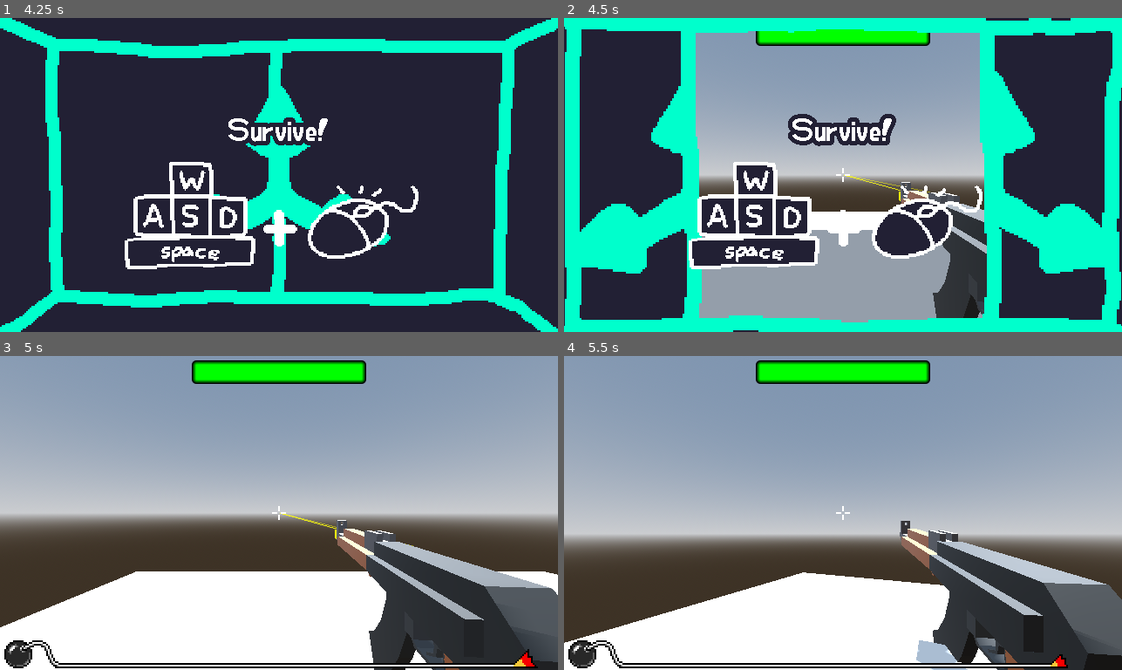
Above: before the commit, frames 1-4 (two rows, left to right).
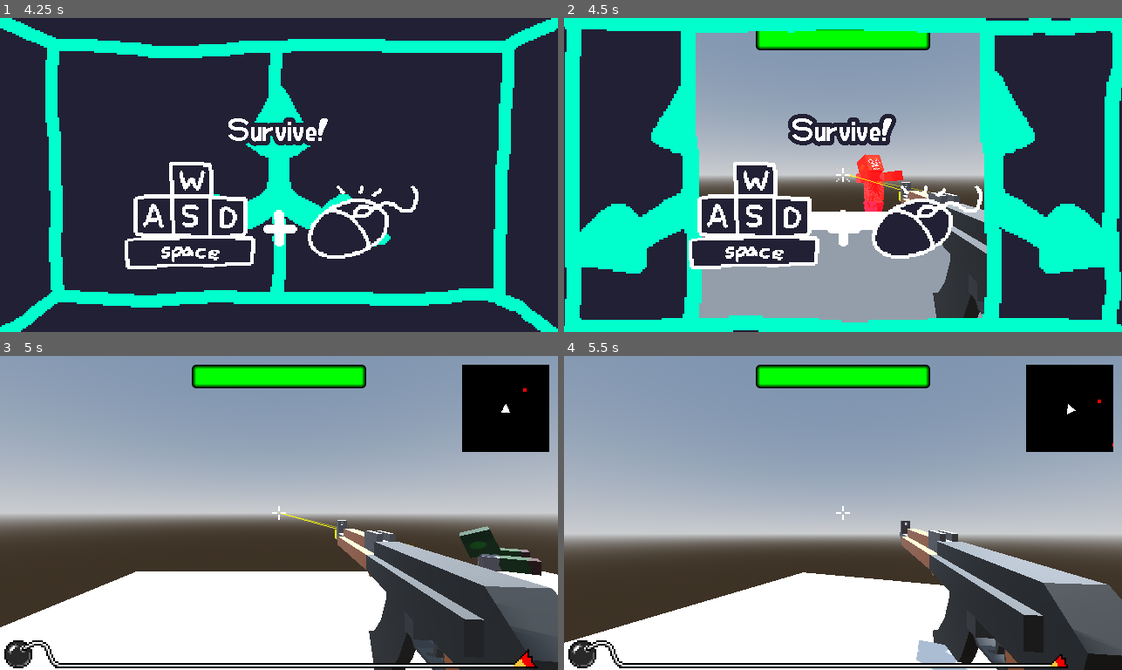
Above: after the commit, the same moments.

Repository: AHeathfield/macgdc-microgame-jam-2025
Game: Godot game, scene res://scenes/main/main.tscn
The game is run twice, just before and just after one commit, with the same random seed, the same clock (stepped at 60 frames per second) and the same inputs. Sound files missing from this copy of the repository are replaced by a short silence.
Inputs (mouse positions are in pixels of both pictures, inside the frame that each line leads up to):
- Up to frame 1 (4.25 s): click "Start" at 0.5 s; tap Enter (ui_accept) at 1.25, 1.52, 2.27, 3.77 s; move the mouse to (401, 159) at 1.27 s; press the mouse at (401, 159) at 1.28 s; hold D (keyboard_right) 1.28-2.03 s; move the mouse to (167, 190) at 2.02 s; release the mouse at (167, 190) at 2.03 s; hold S (keyboard_down) 2.03-2.78 s; click (167, 190) at 2.1 s; move the mouse to (334, 105) at 2.77 s; press the mouse at (334, 105) at 2.78 s; hold D (keyboard_right) 2.78-3.53 s; move the mouse to (251, 237) at 3.52 s; release the mouse at (251, 237) at 3.53 s; hold W (keyboard_up) from 3.53 s (still down); click (251, 237) at 3.6 s
- Up to frame 2 (4.5 s): move the mouse to (1010, 222) at 4.27 s; release W (keyboard_up) at 4.28 s; press the mouse at (1010, 222) at 4.28 s; hold A (keyboard_left) from 4.28 s (still down)
- Up to frame 3 (5 s): keep holding A (keyboard_left); tap Enter (ui_accept) at 4.52 s
- Up to frame 4 (5.5 s): move the mouse to (798, 509) at 5.02 s; release A (keyboard_left) at 5.03 s; release the mouse at (798, 509) at 5.03 s; hold W (keyboard_up) from 5.03 s (still down); click (798, 509) at 5.1 s; tap Enter (ui_accept) at 5.27 s

Frame 1 is identical in both runs. In frame 2, 1.8% of the frame differs, in the area x 34-66%, y 3-62%; in frame 3, 7.2%, in the area x 34-99%, y 1-70%; in frame 4, 6.1%.

Commit message:
Added a basic radar indicating where enemies are in relation to the player

Diff:
--- /dev/null
+++ b/microgames/ZombieShooter/Scenes/radar_enemy.tscn
@@ -0,0 +1,8 @@
+[gd_scene load_steps=3 format=3 uid="uid://bmmh1xkdgohsm"]
+
+[ext_resource type="Texture2D" uid="uid://c54ammikef7kn" path="res://microgames/ZombieShooter/Assets/radar_enemy.png" id="1_xxc1m"]
+[ext_resource type="Script" uid="uid://b633si3a3am1q" path="res://microgames/ZombieShooter/Scripts/radar_enemy.gd" id="2_73i2r"]
+
+[node name="RadarEnemy" type="Sprite2D"]
+texture = ExtResource("1_xxc1m")
+script = ExtResource("2_73i2r")
--- /dev/null
+++ b/microgames/ZombieShooter/Scripts/radar.gd
@@ -0,0 +1,18 @@
+extends SubViewport
+
+@export var player : CharacterBody3D
+
+@onready var mini_player = $Entities/Player
+@onready var background = $Background
+
+# For 3D -> 2D, +x -> +x, +z -> +y,
+func _process(_delta):
+	# For player icon
+	mini_player.global_position.x = player.global_position.x
+	mini_player.global_position.y = player.global_position.z
+	mini_player.rotation = -player.rotation.y
+
+	# Moving background so they will never see the default godot grey bg
+	background.global_position = mini_player.global_position
+	background.global_position.x -= background.size.x / 2
+	background.global_position.y -= background.size.y / 2
--- /dev/null
+++ b/microgames/ZombieShooter/Scripts/radar_enemy.gd
@@ -0,0 +1,10 @@
+extends Sprite2D
+
+var enemy3d : CharacterBody3D
+
+func _process(_delta) -> void:
+	if enemy3d == null:
+		queue_free()
+	else:
+		global_position.x = enemy3d.global_position.x
+		global_position.y = enemy3d.global_position.z
--- a/microgames/ZombieShooter/Scripts/zombie.gd
+++ b/microgames/ZombieShooter/Scripts/zombie.gd
@@ -46,8 +46,8 @@
 	move_and_slide()
 
 
-func take_damage(damage : int) -> void:
-	health -= damage
+func take_damage(damage_taken : int) -> void:
+	health -= damage_taken
 	var texture = $zombie/Skeleton3D/Head.get_active_material(0)
 	texture.emission = Color(255, 0, 0)
 	if health <= 0:
--- a/microgames/ZombieShooter/zombie_shooter.gd
+++ b/microgames/ZombieShooter/zombie_shooter.gd
@@ -8,6 +8,7 @@
 @onready var crosshair_animations = $SubViewport/GUI/crosshair/CrosshairAnimations
 @onready var hit_overlay = $SubViewport/GUI/HitOverlay
 @onready var healthbar = $SubViewport/GUI/Healthbar
+@onready var radar_entities = $SubViewport/GUI/Radar/RadarViewPort/Entities
 
 # World
 @onready var player: CharacterBody3D = $SubViewport/World/player
@@ -15,7 +16,8 @@
 @onready var spawners = $SubViewport/World/spawners
 
 var zombie = load("res://microgames/ZombieShooter/Scenes/zombie.tscn")
-var zombie_inst
+var radar_enemy = load("res://microgames/ZombieShooter/Scenes/radar_enemy.tscn")
+
 
 func _ready() -> void:
 	super()
@@ -24,6 +26,8 @@
 	# Position crosshair in center
 	crosshair.position.x = sub_viewport.size.x / 2 - (32 * crosshair.scale.x)
 	crosshair.position.y = sub_viewport.size.y / 2 - (32 * crosshair.scale.y)
+	# Creating starting radar enemies
+	_create_radar_enemy($SubViewport/World/Zombie)
 
 
 # Because of the subview port, input events like this need to be handled here
@@ -42,6 +46,10 @@
 	var random_id = randi() % parent_node.get_child_count()
 	return parent_node.get_child(random_id)
 
+func _create_radar_enemy(enemy : CharacterBody3D) -> void:
+	var radar_enemy_inst = radar_enemy.instantiate()
+	radar_enemy_inst.enemy3d = enemy
+	radar_entities.add_child(radar_enemy_inst)
 
 func _on_player_player_hit():
 	healthbar.value = player.health
@@ -51,11 +59,15 @@
 
 
 func _on_spawn_timer_timeout():
+	# Spawning zombie
 	var spawn_point = _get_random_child(spawners).global_position
-	zombie_inst = zombie.instantiate()
+	var zombie_inst = zombie.instantiate()
 	zombie_inst.position = spawn_point
 	zombie_inst.player = player
 	nav_region_3d.add_child(zombie_inst)
+
+	# Creating corresponding radar enemy
+	_create_radar_enemy(zombie_inst)
 
 
 func _on_player_enemy_hit():
--- a/microgames/ZombieShooter/zombie_shooter.tscn
+++ b/microgames/ZombieShooter/zombie_shooter.tscn
@@ -1,11 +1,15 @@
-[gd_scene load_steps=21 format=3 uid="uid://3i5s37pnwpwc"]
+[gd_scene load_steps=25 format=3 uid="uid://3i5s37pnwpwc"]
 
 [ext_resource type="Script" uid="uid://cqwucx826k1ne" path="res://microgames/ZombieShooter/zombie_shooter.gd" id="1_7towe"]
 [ext_resource type="PackedScene" uid="uid://ddhoio73023ba" path="res://scenes/main/bomb_timer/bomb_timer.tscn" id="2_pntch"]
 [ext_resource type="PackedScene" uid="uid://bitot6q3psgra" path="res://microgames/ZombieShooter/Scenes/player.tscn" id="3_1rkq4"]
 [ext_resource type="Texture2D" uid="uid://bpqfndkh3elt0" path="res://microgames/ZombieShooter/Assets/crosshair.png" id="3_qfcj8"]
+[ext_resource type="PackedScene" uid="uid://dtdul6ubbj3ow" path="res://microgames/ZombieShooter/Scenes/zombie.tscn" id="3_xtk10"]
 [ext_resource type="Texture2D" uid="uid://djba0hcm70efc" path="res://microgames/ZombieShooter/Assets/hitmarker.png" id="4_4tfu3"]
 [ext_resource type="FontFile" uid="uid://dxxddb5c1lot" path="res://scenes/main/sprites/font.ttf" id="5_4tfu3"]
+[ext_resource type="Script" uid="uid://bf384j516wn4x" path="res://microgames/ZombieShooter/Scripts/radar.gd" id="6_1qt1e"]
+[ext_resource type="Texture2D" uid="uid://dt5n6wr30lga1" path="res://microgames/ZombieShooter/Assets/radar_player.png" id="8_6f18p"]
+[ext_resource type="PackedScene" uid="uid://bmmh1xkdgohsm" path="res://microgames/ZombieShooter/Scenes/radar_enemy.tscn" id="9_6f18p"]
 
 [sub_resource type="ViewportTexture" id="ViewportTexture_a21eq"]
 viewport_path = NodePath("SubViewport")
@@ -214,6 +218,11 @@
 [node name="player" parent="SubViewport/World" groups=["player"] instance=ExtResource("3_1rkq4")]
 hit_stagger = 10.0
 
+[node name="Zombie" parent="SubViewport/World" node_paths=PackedStringArray("player") instance=ExtResource("3_xtk10")]
+transform = Transform3D(-1, 0, 8.742278e-08, 0, 1, 0, -8.742278e-08, 0, -1, 0, 0, -7.349453)
+player = NodePath("../player")
+health = 1000
+
 [node name="GUI" type="Control" parent="SubViewport"]
 layout_mode = 3
 anchors_preset = 15
@@ -223,6 +232,46 @@
 grow_vertical = 2
 size_flags_horizontal = 4
 size_flags_vertical = 4
+
+[node name="Radar" type="SubViewportContainer" parent="SubViewport/GUI"]
+layout_mode = 1
+anchors_preset = 1
+anchor_left = 1.0
+anchor_right = 1.0
+offset_left = -110.0
+offset_top = 10.0
+offset_right = -10.0
+offset_bottom = 110.0
+grow_horizontal = 0
+stretch = true
+
+[node name="RadarViewPort" type="SubViewport" parent="SubViewport/GUI/Radar" node_paths=PackedStringArray("player")]
+handle_input_locally = false
+size = Vector2i(100, 100)
+render_target_update_mode = 4
+script = ExtResource("6_1qt1e")
+player = NodePath("../../../World/player")
+
+[node name="Background" type="ColorRect" parent="SubViewport/GUI/Radar/RadarViewPort"]
+anchors_preset = 15
+anchor_right = 1.0
+anchor_bottom = 1.0
+grow_horizontal = 2
+grow_vertical = 2
+color = Color(0, 0, 0, 1)
+
+[node name="Entities" type="Node2D" parent="SubViewport/GUI/Radar/RadarViewPort"]
+scale = Vector2(0.1, 0.1)
+
+[node name="Player" type="Sprite2D" parent="SubViewport/GUI/Radar/RadarViewPort/Entities"]
+position = Vector2(50, 50)
+scale = Vector2(0.5, 0.5)
+texture = ExtResource("8_6f18p")
+
+[node name="Camera2D" type="Camera2D" parent="SubViewport/GUI/Radar/RadarViewPort/Entities/Player"]
+zoom = Vector2(4, 4)
+
+[node name="RadarEnemy" parent="SubViewport/GUI/Radar/RadarViewPort/Entities" instance=ExtResource("9_6f18p")]
 
 [node name="crosshair" type="Control" parent="SubViewport/GUI"]
 layout_mode = 1
@@ -255,9 +304,9 @@
 anchor_left = 0.5
 anchor_right = 0.5
 offset_left = -100.0
-offset_top = 5.0
+offset_top = 10.0
 offset_right = 100.0
-offset_bottom = 32.000004
+offset_bottom = 37.000004
 grow_horizontal = 2
 theme_override_styles/background = SubResource("StyleBoxFlat_qfcj8")
 theme_override_styles/fill = SubResource("StyleBoxFlat_4tfu3")
Binary file added: microgames/ZombieShooter/Assets/radar_enemy.png
Not shown, added: microgames/ZombieShooter/Assets/radar_enemy.png.import
Binary file added: microgames/ZombieShooter/Assets/radar_player.png
Not shown, added: microgames/ZombieShooter/Assets/radar_player.png.import
Not shown, added: microgames/ZombieShooter/Scripts/radar.gd.uid
Not shown, added: microgames/ZombieShooter/Scripts/radar_enemy.gd.uid
